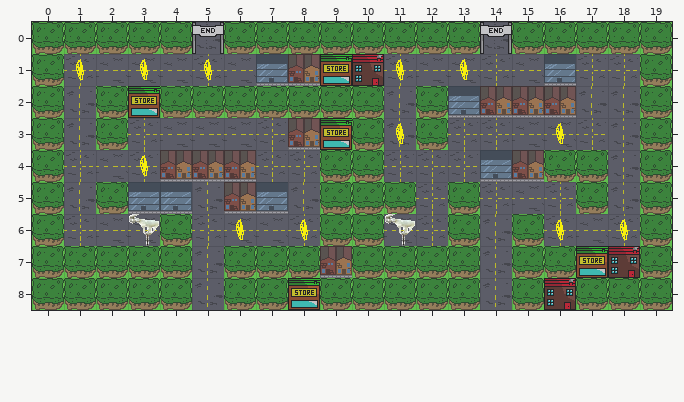
One commit to this Tiled map: static/maps/test_map_final.tmx. Above: the version before the commit.
Cells are 32x32 px. Shown: x 0..19, y 0..8.
And afterwards:
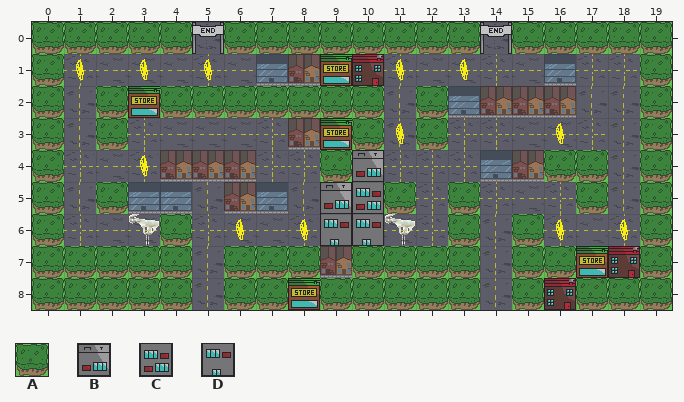
Key: from "draw": A 5, B 16, C 17, D 18.
_ is an empty cell.
Tiles replaced or removed in this view: A.
See-through tiles are keyed as they look on the map.
What changed:
Changed rows in their new state; . is an unchanged cell.
Layer "Draw Layer":
first column x 9:
4 .B
5 BC
6 DD
Changed places in both pictures, as pixel boxes (x1, y1, x2, y2):
changed: (320, 150, 384, 246)
